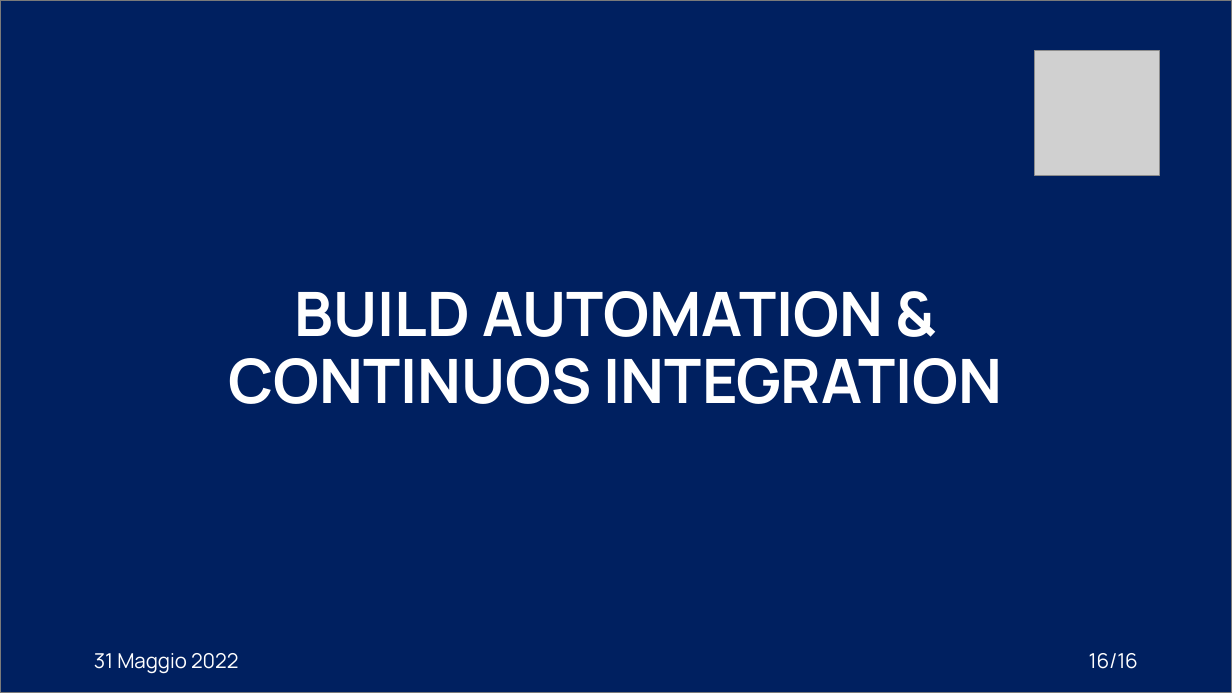
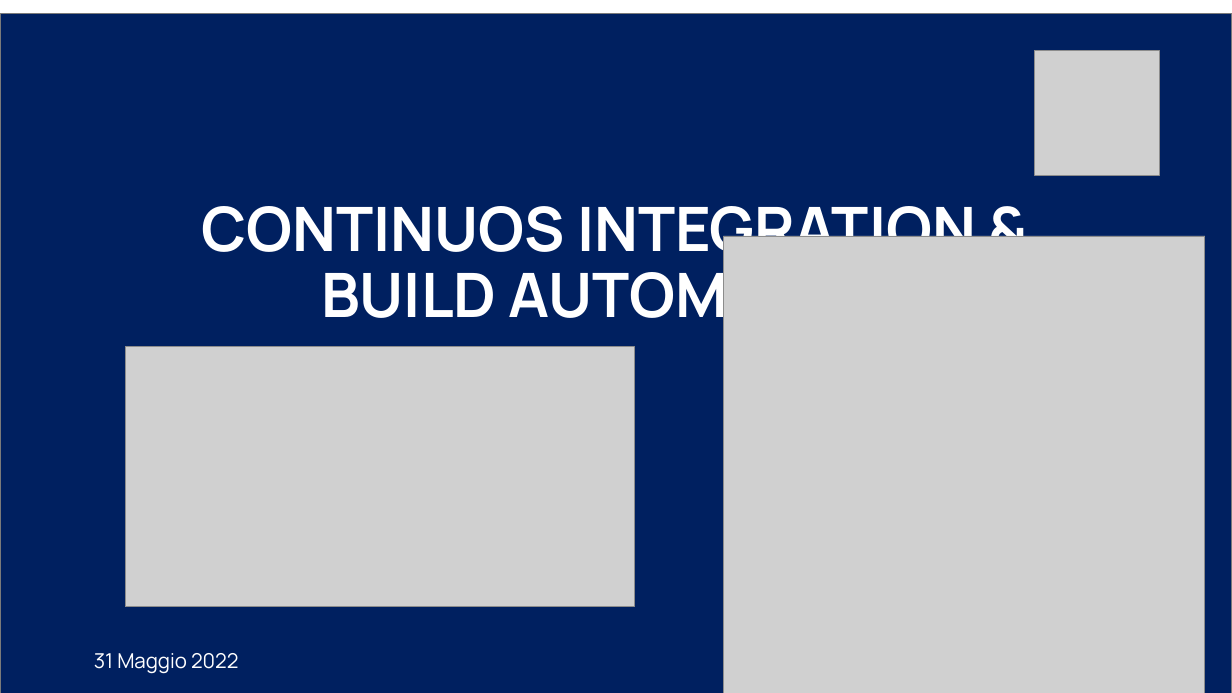
Before and after one commit to XidaZ3/MTSSAssignment3, a slide deck: slide 16 of MTSSAssignment3.pptx. Drawn at 1232x693 pixels with LibreOffice and Linux fonts; fonts in the diff are those of the drawing; grey boxes stand for pictures. Boxes give left, top, right and bottom in pixels: in the first picture for what was removed or moved away, otherwise in the second. Text is boxed around its words. In the diff, an @@ line names an element or a change of style, - is before the commit and + after.

Commit message:
ContinuosCISlides

```diff
--- a/MTSSAssignment3.pptx
+++ b/MTSSAssignment3.pptx
@@ rectangle: place and size @@
-rectangle at (0,0,1232,693)
+rectangle at (0,14,1232,693)
@@ title at (201,206,976,334): text changed @@
-BUILD AUTOMATION &
-CONTINUOS INTEGRATION
+CONTINUOS INTEGRATION &
+BUILD AUTOMATION
@@ picture added at (724,236,1205,693) @@
@@ picture added at (125,347,634,607) @@
@@ page number removed at (1089,653,1138,669) @@
-16/16
```
Also in this commit, not shown: 3 slides added, 4 other files.
